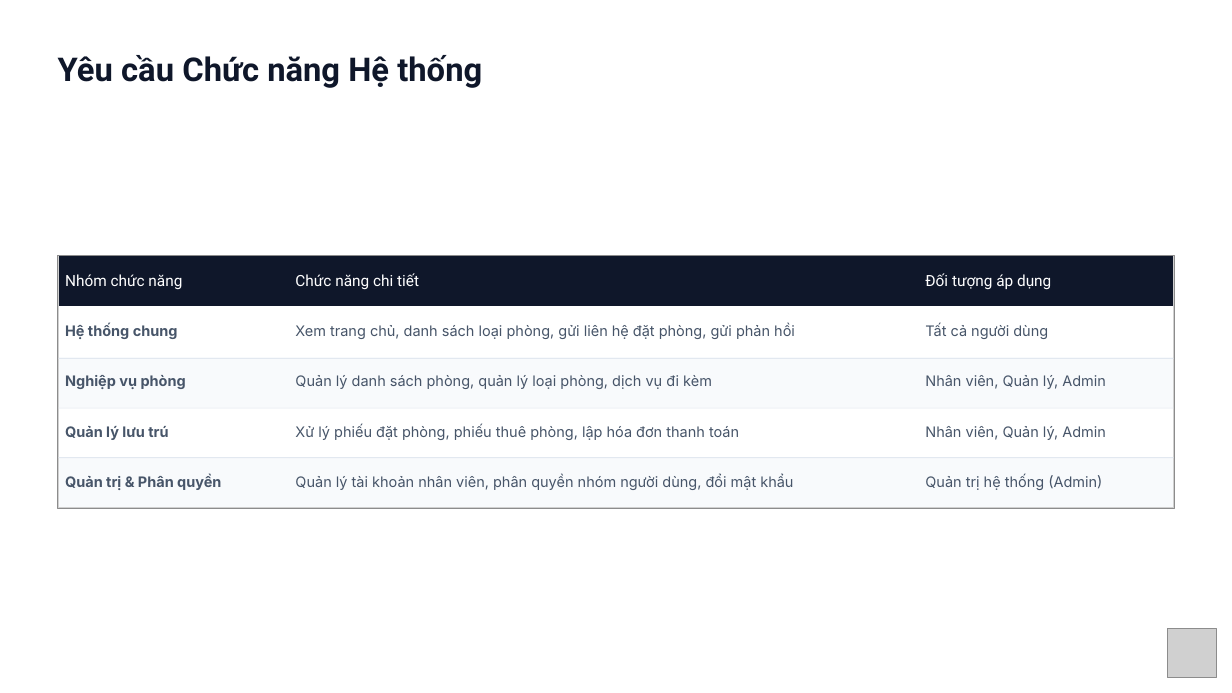
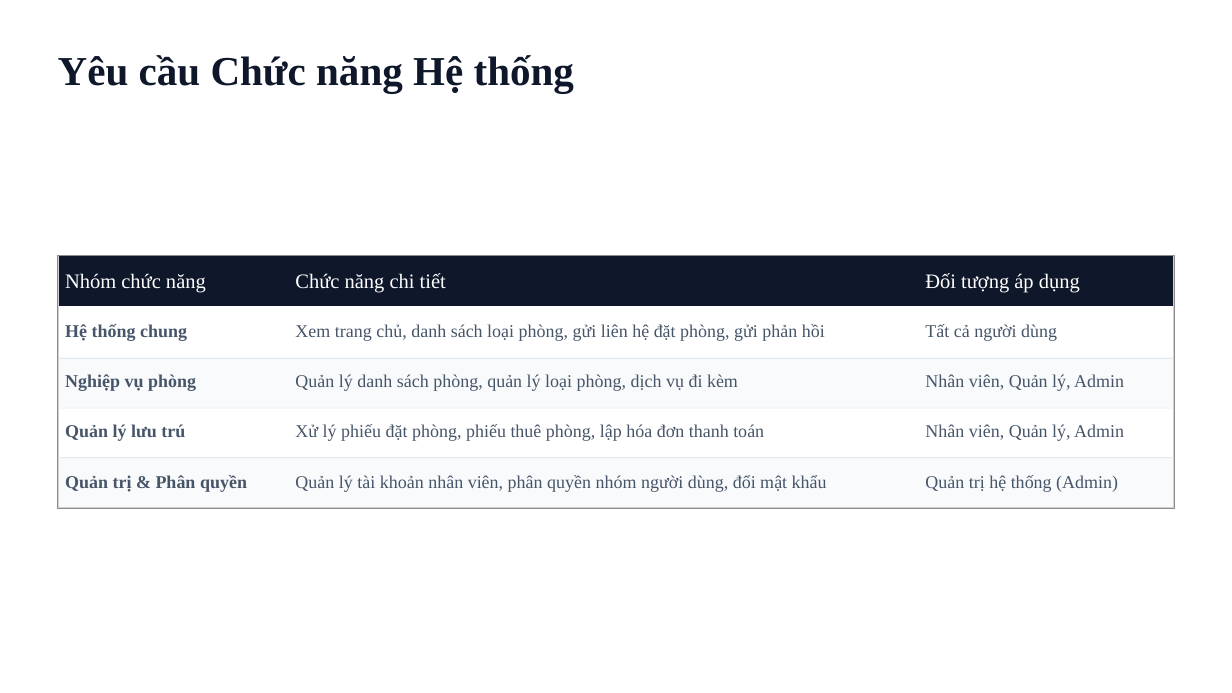
Before and after one commit to danglq190993-tvu/ASPNET-DK25TTC2-LEQUANGDANG-QuanLyKhachSan, a slide deck: slide 9 of thesis/ASPNET-DK25TTC2-LEQUANGDANG-QuanLyKhachSan.pptx. Drawn at 1232x693 pixels with LibreOffice and Linux fonts; fonts in the diff are those of the drawing; grey boxes stand for pictures; background and template pictures are left out. Boxes give left, top, right and bottom in pixels: in the first picture for what was removed or moved away, otherwise in the second. Text is boxed around its words. In the diff, an @@ line names an element or a change of style, - is before the commit and + after.

```diff
--- a/thesis/ASPNET-DK25TTC2-LEQUANGDANG-QuanLyKhachSan.pptx
+++ b/thesis/ASPNET-DK25TTC2-LEQUANGDANG-QuanLyKhachSan.pptx
@@ text "Yêu cầu Chức năng Hệ ..." at (58, 55, 574, 93): size 25.5 to 32 pt, font Roboto to Times New Roman @@
@@ table at (59, 256, 1174, 507) @@
@@ size 12 to 16 pt, font Roboto to Times New Roman in "Nhóm chức năng", "Chức năng chi tiết", "Đối tượng áp dụng" @@
@@ size 11.2 to 14 pt, font Inter to Times New Roman in "Hệ thống chung", "Xem trang chủ, danh sách loại phòng, ...", "Tất cả người dùng", "Nghiệp vụ phòng" and 8 more places @@
@@ picture removed at (1167, 628, 1216, 677) @@
```
Also in this commit, not shown: 16 other slides changed.
